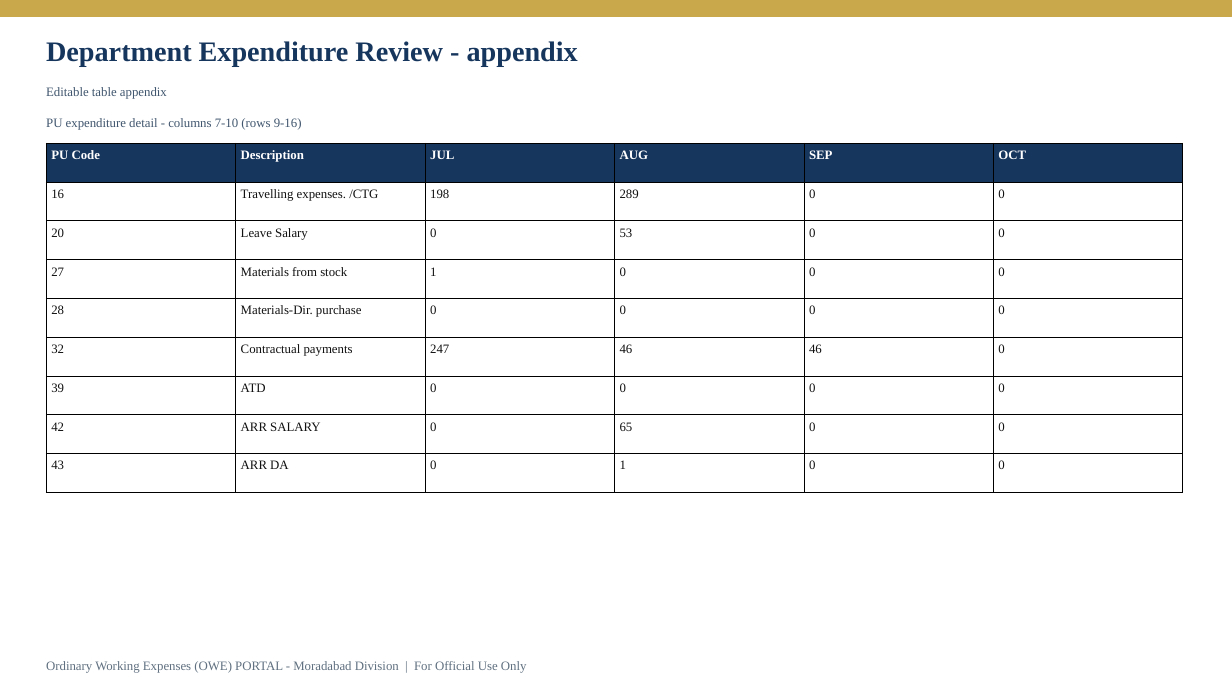
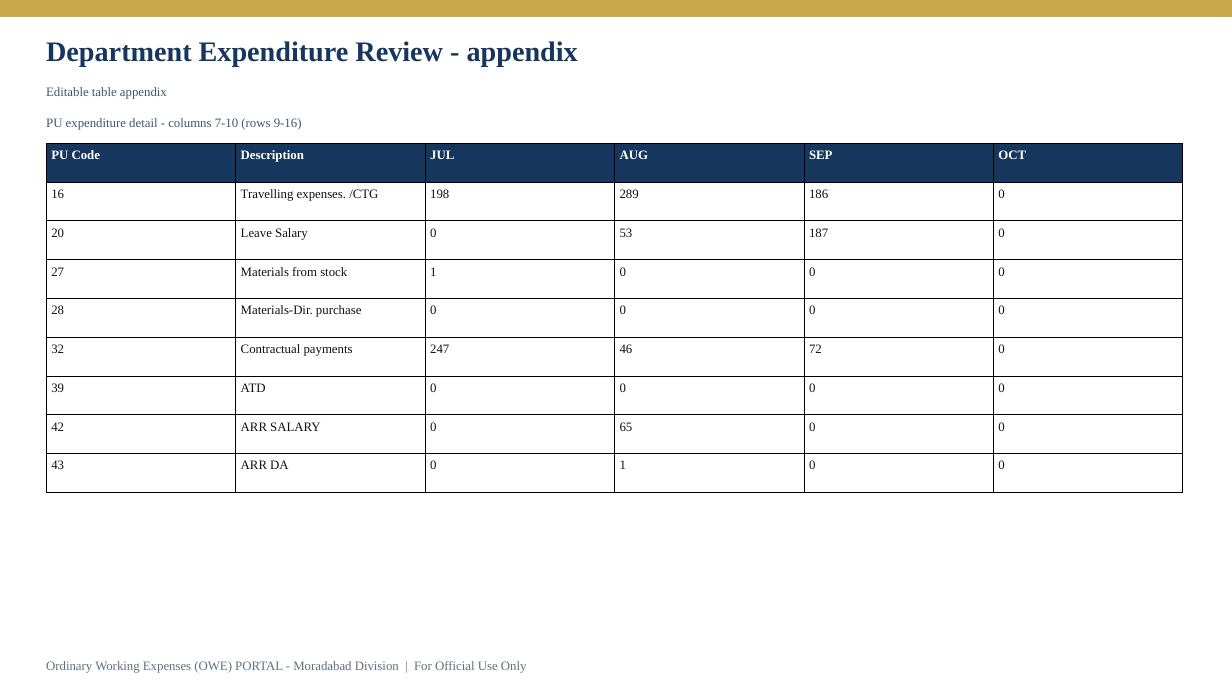
Before and after one commit to girishtiwari007/MBRLR, a slide deck: slide 9 of .export-validation/display/display.pptx. Drawn at 1232x693 pixels with LibreOffice and Linux fonts; fonts in the diff are those of the drawing. Boxes give left, top, right and bottom in pixels: in the first picture for what was removed or moved away, otherwise in the second. Text is boxed around its words. In the diff, an @@ line names an element or a change of style, - is before the commit and + after.

```diff
--- a/.export-validation/display/display.pptx
+++ b/.export-validation/display/display.pptx
@@ table at (46, 143, 1183, 473) @@
-row 2, column 5: 0
+row 2, column 5: 186
-row 3, column 5: 0
+row 3, column 5: 187
-row 6, column 5: 46
+row 6, column 5: 72
```
Also in this commit, not shown: 3 other slides changed, 16 other files.
